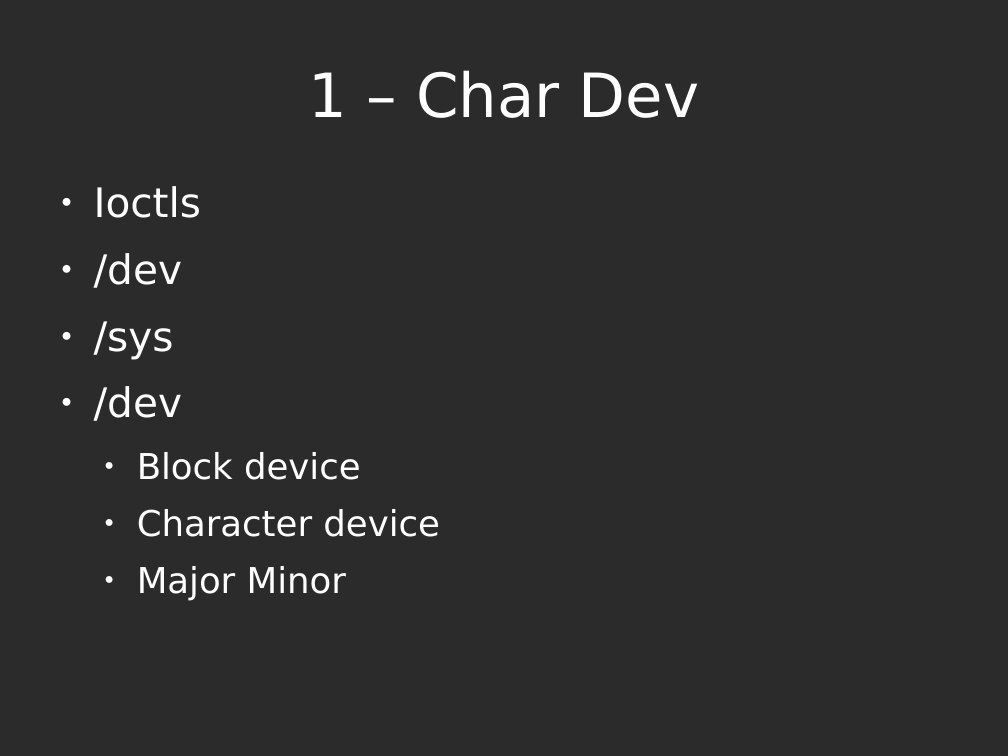
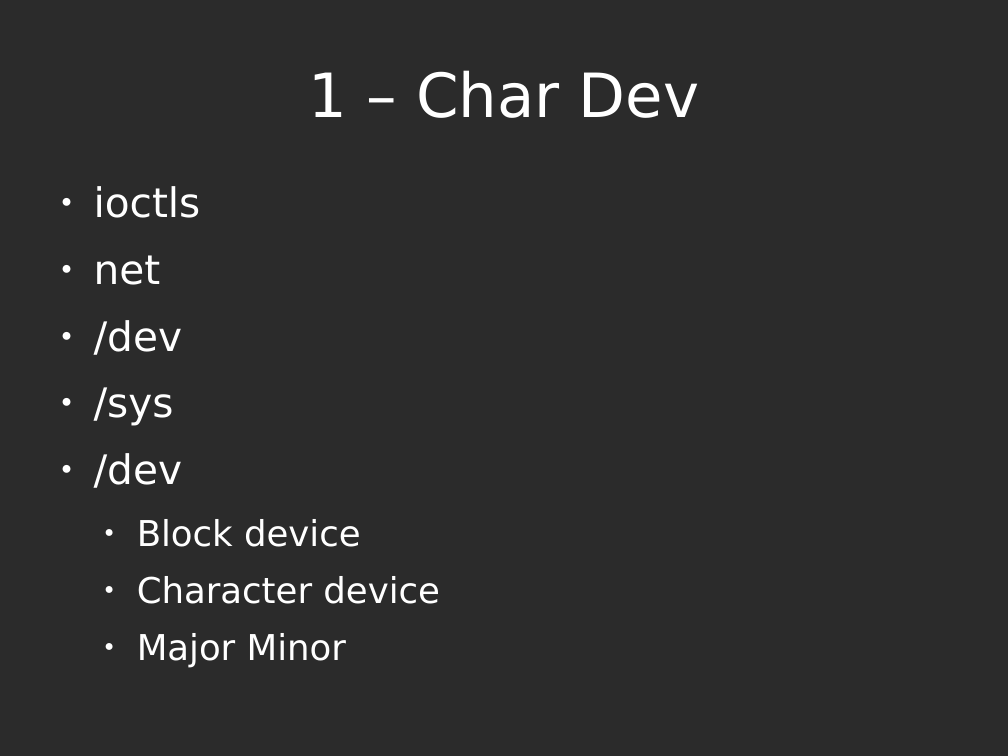
Before and after one commit to diegor2/primoduke, a slide deck: slide 9 of slides.odp (slide 7 before the commit). Drawn at 1008x756 pixels with LibreOffice and Linux fonts; fonts in the diff are those of the drawing; background and template pictures are left out; a plain dark background stands for a picture behind light text. Boxes give left, top, right and bottom in pixels: in the first picture for what was removed or moved away, otherwise in the second. Text is boxed around its words. In the diff, an @@ line names an element or a change of style, - is before the commit and + after.

```diff
--- a/slides.odp
+++ b/slides.odp
@@ text at [94,186,201,285]: text changed @@
-● Ioctls
+● ioctls
+● net
```
Also in this commit, not shown: 4 other slides changed, 7 slides added, 1 slide removed.
